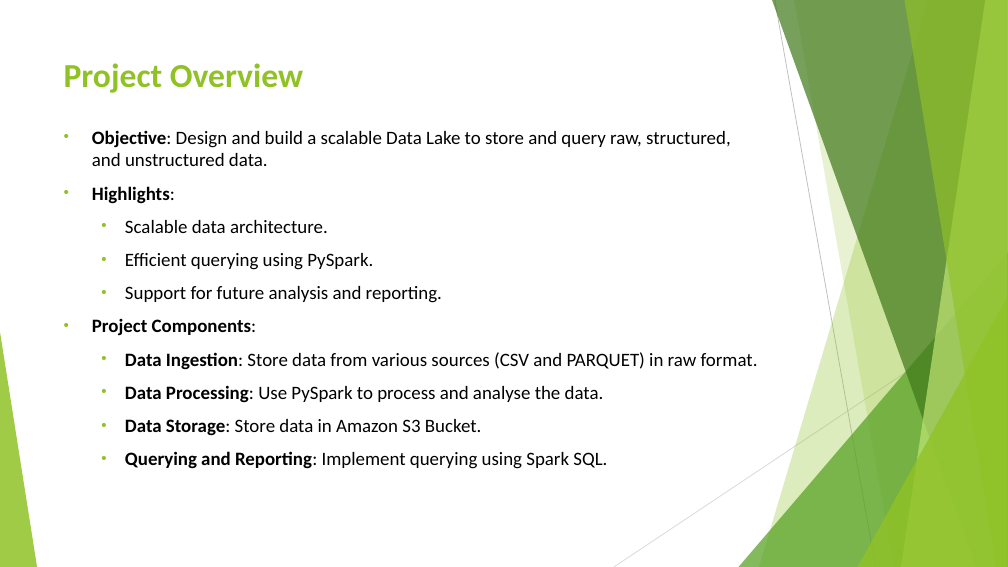
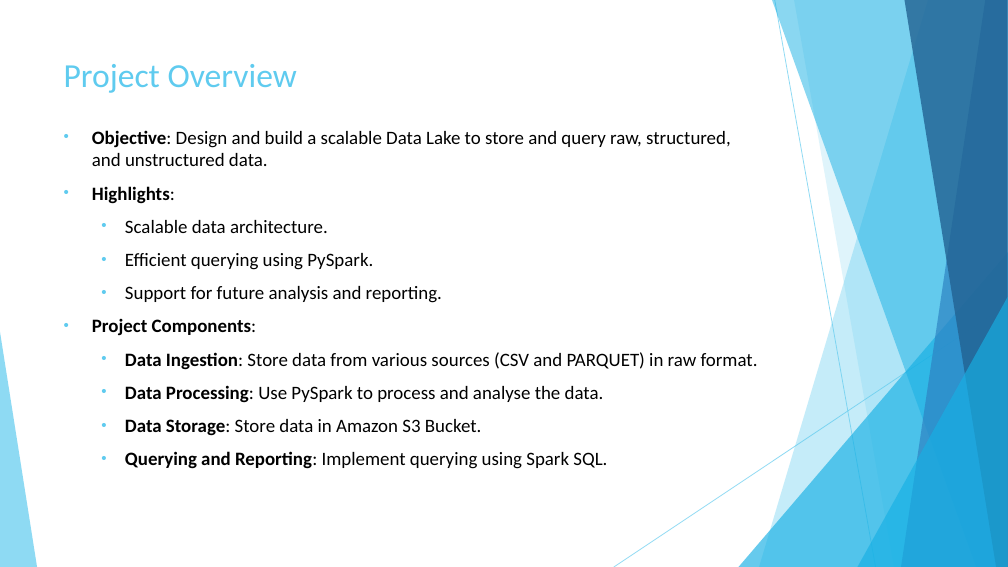
Before and after one commit to rdinesh808/Data_Lake_Construction_and_Querying_With_PySpark, a slide deck: slide 2 of Data_Lake_Construction_and_Querying_With_PySpark.pptx. Drawn at 1008x567 pixels with LibreOffice and Linux fonts; fonts in the diff are those of the drawing. Boxes give left, top, right and bottom in pixels: in the first picture for what was removed or moved away, otherwise in the second. Text is boxed around its words. In the diff, an @@ line names an element or a change of style, - is before the commit and + after.

```diff
--- a/Data_Lake_Construction_and_Querying_With_PySpark.pptx
+++ b/Data_Lake_Construction_and_Querying_With_PySpark.pptx
@@ freeform shape at [759,0,1008,567]: fill #90C226 at 30% opacity to #5FCBEF at 36% opacity @@
@@ freeform shape at [772,0,1008,567]: fill #3F7819 at 70% opacity to #17B0E4 at 50% opacity @@
@@ line (775, 0) - (876, 567): stroke #BFBFBF 0.75 pt to #5FCBEF 0.75 pt @@
@@ freeform shape at [794,0,1008,567]: fill #90C226 at 20% opacity to #5FCBEF at 20% opacity @@
@@ freeform shape at [901,0,1008,567]: fill #C0E474 at 70% opacity to #2E83C3 at 70% opacity @@
@@ freeform shape at [904,0,1008,567]: fill #90C226 at 65% opacity to #226292 at 80% opacity @@
@@ title "Project Overview" at [64,64,297,93]: text colour #90C226 to #5FCBEF, bold off @@
@@ text "Objective: Design and build a ..." at [92,130,758,469]: bullet colour #90C226 to #5FCBEF @@
@@ triangle at [739,252,1008,567]: fill #54A021 at 72% opacity to #17B0E4 at 66% opacity @@
@@ triangle at [858,297,1008,567]: fill #90C226 at 80% opacity to #17B0E4 at 66% opacity @@
@@ line (1008, 305) - (614, 567): stroke #D9D9D9 0.75 pt to #5FCBEF 0.75 pt @@
@@ triangle at [0,332,37,567]: fill #90C226 at 85% opacity to #5FCBEF at 70% opacity @@
```
Also in this commit, not shown: 4 other slides changed, 6 slides added, 1 slide removed, 3 other files.
